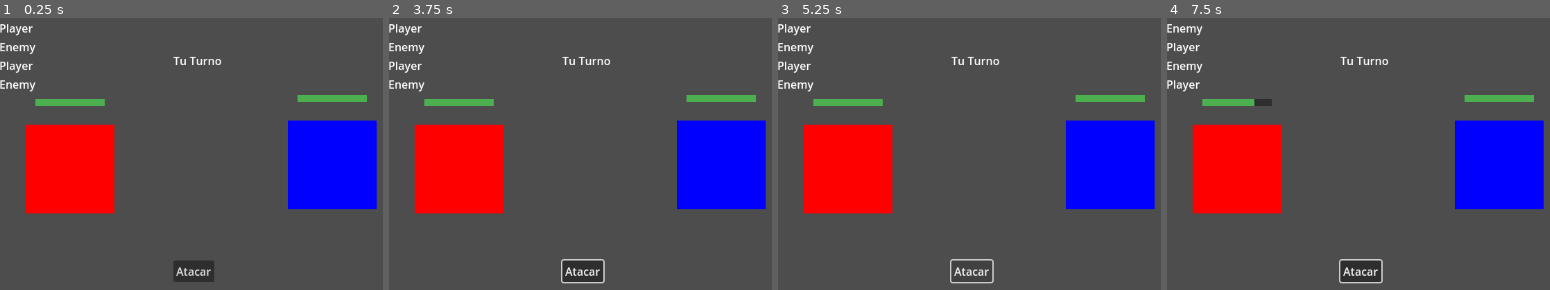
Above: before the commit, frames 1-4 (left to right).
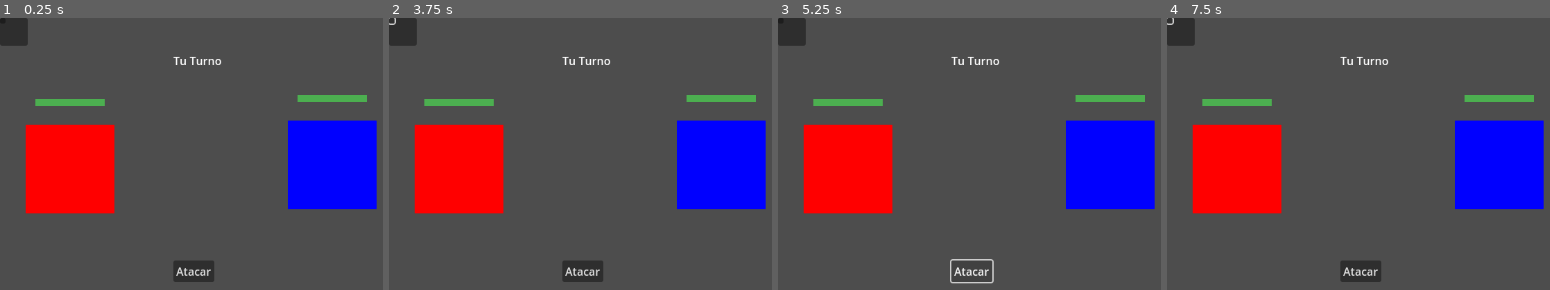
Above: after the commit, the same moments.

Repository: alvgarvar/ValMagicaGodot
Game: Godot game, scene res://scenes/battle.tscn
Same seed, same stepped clock (60 frames per second), same inputs: the game is played once before the commit and once after it.
Inputs (mouse positions are in pixels of both pictures, inside the frame that each line leads up to):
- Up to frame 1 (0.25 s): no input
- Up to frame 2 (3.75 s): click (392, 20) at 0.52 s; click (392, 20) at 1.27 s; click "Atacar" at 2 s; click "Atacar" at 2.75 s; click (392, 20) at 3.52 s
- Up to frame 3 (5.25 s): click (781, 20) at 4.27 s; click "Atacar" at 5 s
- Up to frame 4 (7.5 s): click (1170, 20) at 5.77 s; click (1170, 20) at 6.52 s; tap Enter at 7.25 s; tap A (attack) at 7.35 s

The runs differ from the first frame. In frame 1, 1.2% of the frame differs, in the area x 0-10%, y 0-28%; in frame 2, 1.5%; in frame 3, 1.2%; in frame 4, 1.6%, in the area x 0-57%, y 0-98%.
Error after the commit: Trying to assign an array of type "Array" to a variable of type "Array[Actor]". (res://scripts/battle.gd:26)

Commit message:
Combat System Speed feature: Add array to enemies and allies and speed

Diff:
--- a/scenes/battle.tscn
+++ b/scenes/battle.tscn
@@ -6,9 +6,6 @@
 
 [node name="Battle" type="Node2D"]
 script = ExtResource("1_p1qf1")
-
-[node name="Enemy" parent="." instance=ExtResource("1_th188")]
-position = Vector2(101, 218)
 
 [node name="Tu Turno" type="Label" parent="."]
 offset_left = 250.0
@@ -33,5 +30,26 @@
 offset_right = 39.0
 offset_bottom = 43.0
 
-[node name="Player" parent="." instance=ExtResource("3_p1qf1")]
+[node name="ActionMenu" type="Panel" parent="UI"]
+offset_right = 40.0
+offset_bottom = 40.0
+
+[node name="AtacarButton" type="Button" parent="UI/ActionMenu"]
+layout_mode = 0
+offset_right = 8.0
+offset_bottom = 8.0
+
+[node name="PasarButton" type="Button" parent="UI/ActionMenu"]
+layout_mode = 0
+offset_right = 8.0
+offset_bottom = 8.0
+
+[node name="Allies" type="Node2D" parent="."]
+
+[node name="Player" parent="Allies" instance=ExtResource("3_p1qf1")]
 position = Vector2(479, 212)
+
+[node name="Enemies" type="Node2D" parent="."]
+
+[node name="Enemy" parent="Enemies" instance=ExtResource("1_th188")]
+position = Vector2(101, 218)
--- a/scripts/actor.gd
+++ b/scripts/actor.gd
@@ -1,32 +1,69 @@
 extends Node2D
 class_name Actor
 
-@onready var health_bar = $HealthBar;
-var health: int = max_health;
+@onready var health_bar = $HealthBar
 
-var name_actor: String;
-const max_health: int = 100;
-var is_player: bool = false;
+# Estados posibles del actor
+enum State { WAITING, CHOOSING, ACTING, DEAD }
+var state: State = State.WAITING
 
-func act():
-	print(name + " actúa.")
+# Atributos básicos
+var name_actor: String = "Actor"
+var is_player: bool = false
+var base_speed: int = 10
+var speed_modifier: int = 0
+
+const MAX_HEALTH: int = 100
+var health: int = MAX_HEALTH
+var is_alive: bool = true
+
+# Acción actual (puede redefinirse por clase hija)
+var current_action: Callable = func(): pass
 
 func _ready():
 	update_health_bar()
 
+# Devuelve la velocidad total del actor
+func get_speed() -> int:
+	return base_speed + speed_modifier
+
+# Acción del turno
+func act():
+	if state == State.DEAD:
+		return
+
+	if is_player:
+		state = State.CHOOSING
+		print(name_actor + " espera input del jugador.")
+		# El jugador debe seleccionar una acción, y luego llamar a end_turn()
+	else:
+		state = State.ACTING
+		print(name_actor + " realiza su acción automáticamente.")
+		current_action.call()
+		end_turn()
+
+# Daño y muerte
 func take_damage(amount: int):
 	health -= amount
 	if health < 0:
 		health = 0
 	update_health_bar()
-
 	if health <= 0:
 		die()
 
+func die():
+	is_alive = false
+	state = State.DEAD
+	print(name_actor + " ha muerto.")
+	queue_free()
+
+# Actualiza la barra de vida visual
 func update_health_bar():
-	health_bar.value = health
-	health_bar.max_value = max_health
+	if health_bar:
+		health_bar.value = health
+		health_bar.max_value = MAX_HEALTH
 
-func die():
-	print(name + " ha muerto.")
-	queue_free() # O puedes disparar evento de derrota
+# Finaliza el turno y lo notifica al controlador
+func end_turn():
+	state = State.WAITING
+	get_parent().emit_signal("turn_ended", self)
--- a/scripts/battle.gd
+++ b/scripts/battle.gd
@@ -1,59 +1,69 @@
 extends Node2D
 
-@onready var player = $Player
-@onready var enemy = $Enemy
-@onready var turn_queue_display = $UI/TurnQueueDisplay
+signal turn_ended(actor)
 
-var turn_order = []
-var current_actor: Node = null
-var waiting_for_input := false
+# Obtiene todos los jugadores y enemigos
+@onready var allies_raw = $Allies.get_children()
+@onready var enemies_raw = $Enemies.get_children()
+
+# Todos los actores vivos
+var allies: Array[Player] = []
+var enemies: Array[Enemy] = []
+var actors: Array[Actor] = []
+var turn_queue: Array[Actor] = []
+var current_actor: Actor = null
 
 func _ready():
-	# Inicializa el orden de turnos con instancias reales
-	turn_order = [player, enemy, player, enemy]
-	update_turn_display()
-	process_turn()
+	connect("turn_ended", Callable(self, "_on_turn_ended"))
 
-func _process(delta):
-	# Captura input si es turno del jugador
-	if waiting_for_input and Input.is_action_just_pressed("attack"):
-		var target = get_node_or_null("Enemy")
-		if target:
-			target.take_damage(25)
-		waiting_for_input = false
-		end_turn()
+	# Castear a Player y Enemy explícitamente
+	for node in allies_raw:
+		allies.append(node as Player)
+	for node in enemies_raw:
+		enemies.append(node as Enemy)
 
-func process_turn():
-	# Determina quién actúa en este turno
-	current_actor = turn_order[0]
+	# Registrar todos los actores vivos
+	actors = allies + enemies
+	turn_queue = actors.duplicate()
+	sort_turn_queue()
 
-	if current_actor.is_player:
-		waiting_for_input = true
-		print("Turno del jugador")
-	else:
-		print("Turno del enemigo")
-		await get_tree().create_timer(1.0).timeout
-		enemy_take_action()
+	start_next_turn()
 
-func enemy_take_action():
-	var target = get_node_or_null("Player")
-	if target:
-		target.take_damage(15)
-	end_turn()
+func sort_turn_queue():
+	# Ordena de mayor a menor velocidad
+	turn_queue.sort_custom(func(a, b): return a.get_speed() > b.get_speed())
 
-func end_turn():
-	# Rota el orden y continúa con el siguiente turno
-	var first = turn_order.pop_front()
-	turn_order.append(first)
-	update_turn_display()
-	process_turn()
+func start_next_turn():
+	if check_battle_end():
+		return
 
-func update_turn_display():
-	# Actualiza la visualización de la lista de turnos
-	for child in turn_queue_display.get_children():
-		child.queue_free()
+	if turn_queue.is_empty():
+		# Repetir ciclo de turnos con actores vivos
+		turn_queue = actors.filter(func(actor): return actor.is_alive).duplicate()
+		sort_turn_queue()
 
-	for actor in turn_order:
-		var label = Label.new()
-		label.text = actor.name
-		turn_queue_display.add_child(label)
+	if turn_queue.is_empty():
+		print("No quedan actores vivos. Fin del combate.")
+		return
+
+	current_actor = turn_queue.pop_front()
+
+	if not current_actor.is_alive:
+		start_next_turn()
+		return
+
+	print("Turno de: " + current_actor.name_actor)
+	current_actor.act()
+
+func _on_turn_ended(actor: Actor):
+	await get_tree().create_timer(0.5).timeout
+	start_next_turn()
+
+func check_battle_end() -> bool:
+	if enemies.all(func(e): return not e.is_alive):
+		print("¡Victoria!")
+		return true
+	if allies.all(func(a): return not a.is_alive):
+		print("Derrota...")
+		return true
+	return false
--- a/scripts/enemy.gd
+++ b/scripts/enemy.gd
@@ -1,5 +1,22 @@
 extends Actor
+class_name Enemy
 
-func _ready():
-	name_actor = "Enemy";
-	is_player = false;
+func act():
+	if state == State.DEAD:
+		return
+
+	state = State.ACTING
+	print(name_actor + " está eligiendo un objetivo...")
+
+	# Buscar aliados vivos para atacar (los jugadores están en Allies)
+	var allies = get_tree().current_scene.get_node("Allies").get_children()
+	var valid_targets = allies.filter(func(a): return a.is_alive)
+
+	if valid_targets.size() > 0:
+		var target = valid_targets[randi() % valid_targets.size()]
+		print(name_actor + " ataca a " + target.name_actor)
+		target.take_damage(15)
+	else:
+		print(name_actor + " no encuentra objetivo.")
+
+	end_turn()
--- a/scripts/player.gd
+++ b/scripts/player.gd
@@ -1,5 +1,40 @@
 extends Actor
+class_name Player
 
-func _ready():
-	name_actor = "Player";
-	is_player = true;
+@onready var menu_ui = get_tree().current_scene.get_node("UI/ActionMenu")
+@onready var atacar_button = menu_ui.get_node("AtacarButton")
+@onready var pasar_button = menu_ui.get_node("PasarButton")
+
+func act():
+	if state == State.DEAD:
+		return
+
+	state = State.CHOOSING
+	print(name_actor + " espera input del jugador.")
+
+	# Mostrar menú
+	menu_ui.visible = true
+
+	# Conectar botones (desconectando si ya están conectados)
+	if atacar_button.is_connected("pressed", Callable(self, "_on_atacar_pressed")) == false:
+		atacar_button.pressed.connect(_on_atacar_pressed)
+	if pasar_button.is_connected("pressed", Callable(self, "_on_pasar_pressed")) == false:
+		pasar_button.pressed.connect(_on_pasar_pressed)
+
+func _on_atacar_pressed():
+	print(name_actor + " elige Atacar")
+
+	var enemies = get_tree().current_scene.get_node("Enemies").get_children()
+	var target = enemies[0]
+	print(name_actor + " ataca a " + target.name_actor)
+	target.take_damage(25)
+
+	close_menu()
+
+func _on_pasar_pressed():
+	print(name_actor + " pasa su turno")
+	close_menu()
+
+func close_menu():
+	menu_ui.visible = false
+	end_turn()
